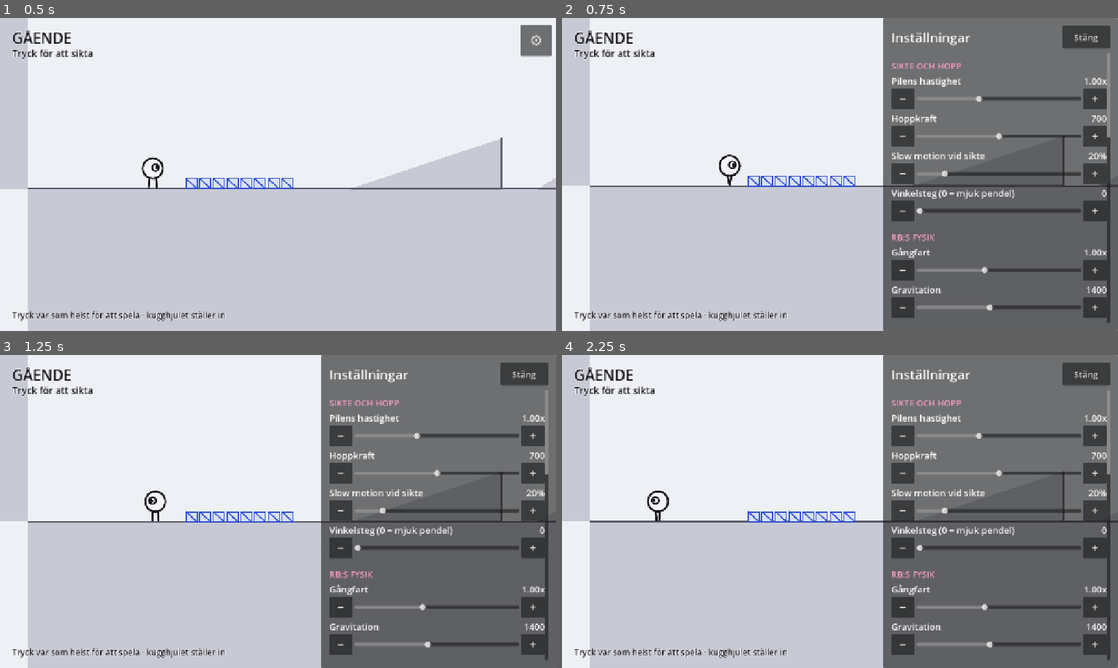
Above: before the commit, frames 1-4 (two rows, left to right).
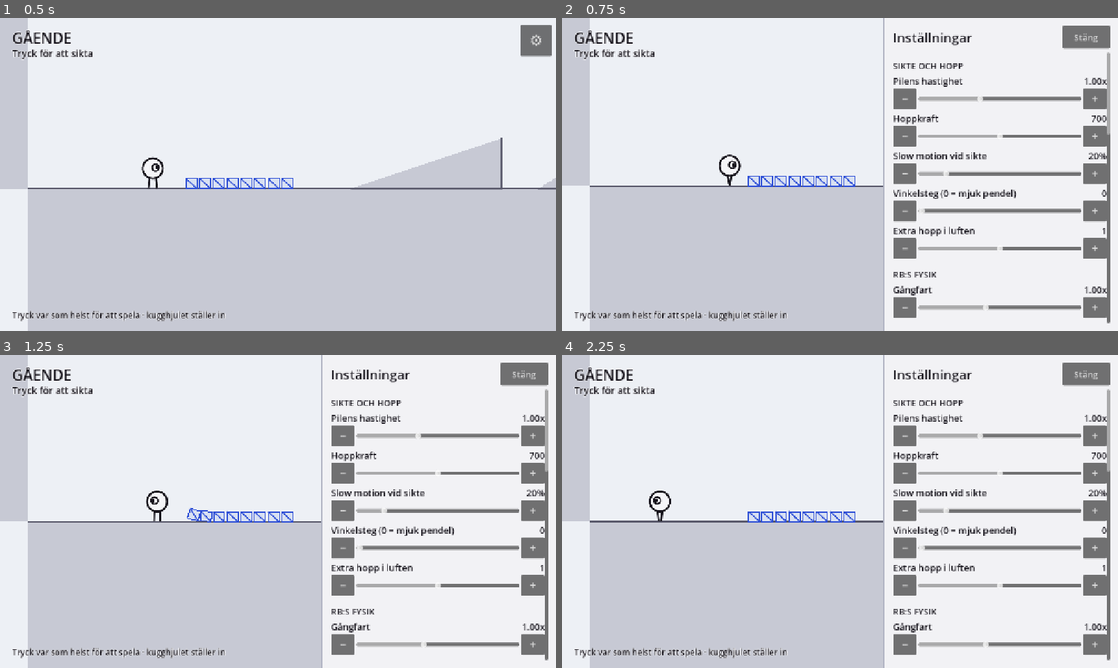
Above: after the commit, the same moments.

Repository: ojojboll-ui/Robo-ball
Game: Godot game, scene res://main/main.tscn
Same seed, same stepped clock (60 frames per second), same inputs: the game is played once before the commit and once after it.
Inputs:
- Up to frame 1 (0.5 s): no input
- Up to frame 2 (0.75 s): click "⚙" at 0.5 s
- Up to frame 3 (1.25 s): no input
- Up to frame 4 (2.25 s): click "Stäng" at 1.25 s; click "⚙" at 2 s

Frame 1 is identical in both runs. In frame 2, 41% of the frame differs, in the area x 57-100%, y 0-100%; in frame 3, 41%, in the area x 26-100%, y 0-100%; in frame 4, 41%.

Commit message:
Fix RB being launched out of frame, and add the double jump
The reported bug: landing on a small block sometimes fired RB straight up
and off the screen, with no slider that affected it.

Cause: RB applied a push impulse to whatever he collided with, including
the block underneath him. That drove the block into the ground, the
ground pushed back, and the engine resolved the resulting overlap by
ejecting RB upward — every frame, so it compounded. Raising the push
strength while investigating sent him to y=-9000, which confirmed it.

Two changes, both verified by measurement:
- RB never pushes a body he is standing on (contact normal pointing up).
  He still takes the impact, so a hard landing still breaks the crate.
- His movement is capped per frame at what his own speed allows plus a
  small margin. A jump larger than that is the engine depenetrating him,
  not the game moving him, and the excess is cut. Belt and braces: the
  first change removes the cause, this one bounds any other source.
  Landing on a nine-crate tower is now stable across 300 frames.

The double jump replaces the flashlight in the v1 ability set, per
playtest. It is a movement ability that changes what every jump can
reach, where the flashlight only opens one kind of room. It also adds
range without adding input — in the air, one press means what it means on
the ground: RB stops, the arrow sweeps, the next press launches him. And
it gives something better than range: a second chance at a jump that went
wrong, which for a player with uneven timing is the difference between
failing and getting to try again. Adjustable from 0 to 2 extra jumps.

Also: three single-width crate towers (four, six and nine high) as the
hardest case for landing collisions; the panel is light with black text
instead of pink on dark; and two formations that overlapped level
geometry were moved apart.

Co-Authored-By: Claude Opus 5 <noreply@anthropic.com>
Claude-Session: https://claude.ai/code/session_01BFuXiawrAFSoffrH8t6SUi

Diff:
--- a/game/actor/robo_ball.gd
+++ b/game/actor/robo_ball.gd
@@ -18,6 +18,7 @@
 const AIM_MIN_DEG := 20.0
 const AIM_MAX_DEG := 160.0
 const AUTO_AIM_DELAY := 0.7   ## hur länge pilen visas innan spelet hoppar åt en
+const SAFETY_MARGIN := 2.0    ## slack i förflyttningstaket, se _move()
 const SIM_STEP := 1.0 / 45.0
 const SIM_STEPS := 70
 
@@ -27,6 +28,8 @@
 
 var _sweep_t := 0.0
 var _aim_elapsed := 0.0
+var _air_jumps_used := 0
+var _aim_from_air := false
 var _auto_angle := 90.0
 var _leg_phase := 0.0
 var _start_position := Vector2.ZERO
@@ -67,7 +70,12 @@
 	_leg_phase += delta * 9.0
 	velocity.x = facing * WALK_SPEED * Settings.walk_speed
 	velocity.y += Settings.rb_gravity * delta
-	move_and_slide()
+	_move(delta)
+	# Även på marken måste lösa föremål knuffas undan. Gör han inte det blir
+	# ett litet block inklämt mellan RB och marken, och fysikmotorn löser
+	# överlappet genom att skjuta ut RB i stället — buggen där han försvinner
+	# rakt upp ur bild.
+	_push_things(0.5)
 
 	if is_on_wall():
 		_turn_around()
@@ -107,17 +115,18 @@
 		aim_deg = AIM_MIN_DEG + roundf((aim_deg - AIM_MIN_DEG) / step) * step
 
 	if Settings.aim_timeout > 0.0 and _aim_elapsed > Settings.aim_timeout:
-		_set_state(State.WALK)
+		_set_state(State.AIR if _aim_from_air else State.WALK)
 
 func _process_air(delta: float) -> void:
 	velocity.y += Settings.rb_gravity * delta
-	move_and_slide()
-	_push_things()
+	_move(delta)
+	_push_things(1.0)
 
 	if is_on_floor():
 		if not is_zero_approx(velocity.x):
 			facing = 1 if velocity.x >= 0.0 else -1
 		velocity = Vector2.ZERO
+		_air_jumps_used = 0
 		_set_state(State.WALK)
 	elif is_on_wall():
 		velocity.x = -velocity.x * Settings.wall_bounce
@@ -135,7 +144,12 @@
 			if Settings.control_variant == Settings.ControlVariant.CLASSIC:
 				_launch()
 		State.AIR:
-			pass
+			# Dubbelhopp: samma två tryck som på marken, mitt i luften. RB
+			# stannar upp medan pilen svepar, så förmågan lägger till räckvidd
+			# utan att lägga till en enda ny inmatning — kravet varje förmåga
+			# i det här spelet måste klara (docs/DESIGN.md avsnitt 5).
+			if _air_jumps_used < Settings.air_jumps:
+				_begin_aim()
 
 func _on_signal_released() -> void:
 	if state == State.AIM and Settings.control_variant == Settings.ControlVariant.HOLD_RELEASE:
@@ -144,12 +158,15 @@
 func _begin_aim() -> void:
 	_aim_elapsed = 0.0
 	_sweep_t = 0.0
+	_aim_from_air = state == State.AIR
 	if Settings.control_variant == Settings.ControlVariant.AUTO_AIM:
 		_auto_angle = _pick_best_angle()
 		aim_deg = _auto_angle
 	_set_state(State.AIM)
 
 func _launch() -> void:
+	if _aim_from_air:
+		_air_jumps_used += 1
 	var a := deg_to_rad(aim_deg)
 	velocity = Vector2(cos(a), -sin(a)) * Settings.jump_power
 	facing = 1 if velocity.x >= 0.0 else -1
@@ -173,9 +190,26 @@
 	global_position = _start_position
 	velocity = Vector2.ZERO
 	facing = 1
+	_air_jumps_used = 0
 	_set_state(State.WALK)
 
 # ---------------------------------------------------------------- hjälpare
+
+## move_and_slide med tak på hur långt en bildruta får flytta RB.
+##
+## Fysikmotorn löser överlapp genom att trycka ut kroppen ur det den fastnat i,
+## och sitter han djupt inne i en låda blir den knuffen enorm — RB skjuts rakt
+## upp ur bild. Ett sådant hopp går aldrig att förklara med hans egen fart, så
+## vi mäter förflyttningen mot vad farten tillåter och kapar överskottet.
+## Symtomlindring, men rätt sorts: nästa bildruta får försöka igen, och lådan
+## hinner knuffas undan i stället.
+func _move(delta: float) -> void:
+	var before := global_position
+	var allowed := velocity.length() * delta + SAFETY_MARGIN
+	move_and_slide()
+	var moved := global_position - before
+	if moved.length() > allowed:
+		global_position = before + moved.normalized() * allowed
 
 func _turn_around() -> void:
 	facing = -facing
@@ -186,15 +220,23 @@
 	_ledge_ray.force_raycast_update()
 	return _ledge_ray.is_colliding()
 
-func _push_things() -> void:
+func _push_things(strength: float) -> void:
 	for i in get_slide_collision_count():
 		var c := get_slide_collision(i)
 		var body := c.get_collider()
-		if body is RigidBody2D:
-			var impulse := velocity * Settings.push_force
-			body.apply_impulse(impulse, c.get_position() - body.global_position)
-			if body.has_method("take_impact"):
-				body.take_impact(velocity.length())
+		if not (body is RigidBody2D):
+			continue
+		if body.has_method("take_impact"):
+			body.take_impact(velocity.length())
+		# Knuffa aldrig något som ligger under oss. Gör man det trycks lådan ner
+		# i marken, marken trycker tillbaka, och fysikmotorn löser överlappet
+		# genom att kasta ut RB uppåt — bildruta efter bildruta. Det var
+		# orsaken till att han sköt rakt upp ur bild när han landade på ett
+		# litet block. Att stå på något är inte att knuffa det.
+		if c.get_normal().y < -0.5:
+			continue
+		var impulse := velocity * Settings.push_force * strength
+		body.apply_impulse(impulse, c.get_position() - body.global_position)
 
 ## Simulerar hoppbanan mot den riktiga kollisionsvärlden. Eftersom lufttiden är
 ## ren ballistik är resultatet exakt — det är därför förhandsbanan går att visa
--- a/game/core/palette.gd
+++ b/game/core/palette.gd
@@ -16,3 +16,7 @@
 const GROUND_EDGE := Color(0.35, 0.35, 0.42)
 const BACKDROP := Color(0.93, 0.94, 0.96)
 const CRATE := Color(0.85, 0.88, 0.95)
+## Inställningspanelen. Ljus botten så att svart text går att läsa på den —
+## panelen ska se ut som spelet, inte som en systemdialog.
+const PANEL := Color(0.95, 0.95, 0.96)
+const LINE := Color(0.70, 0.71, 0.77)
--- a/game/core/settings.gd
+++ b/game/core/settings.gd
@@ -29,6 +29,7 @@
 var control_variant: int = ControlVariant.CLASSIC
 var aim_steps := 0             ## 0 = mjuk pendel, annars antal diskreta vinklar
 var trajectory_preview := true
+var air_jumps := 1             ## extra hopp i luften: 0 = av, 1 = dubbelhopp
 var ledge_guard := true        ## vänd vid kanter i stället för att ramla
 
 ## Effekter
@@ -62,6 +63,7 @@
 		"control_variant": int(control_variant),
 		"aim_steps": aim_steps,
 		"trajectory_preview": trajectory_preview,
+		"air_jumps": air_jumps,
 		"ledge_guard": ledge_guard,
 		"effects": effects,
 		"jump_power": jump_power,
@@ -85,6 +87,7 @@
 	control_variant = int(data.get("control_variant", control_variant))
 	aim_steps = int(data.get("aim_steps", aim_steps))
 	trajectory_preview = bool(data.get("trajectory_preview", trajectory_preview))
+	air_jumps = int(data.get("air_jumps", air_jumps))
 	ledge_guard = bool(data.get("ledge_guard", ledge_guard))
 	effects = bool(data.get("effects", effects))
 	jump_power = float(data.get("jump_power", jump_power))
--- a/game/ui/tuning_panel.gd
+++ b/game/ui/tuning_panel.gd
@@ -48,6 +48,14 @@
 	_panel.offset_bottom = 0.0
 	_panel.mouse_filter = Control.MOUSE_FILTER_STOP
 	_panel.visible = false
+	# Ljus botten, svart text. Panelen ska se ut som spelet och inte som en
+	# systemdialog — och svart text kräver en ljus yta för att gå att läsa.
+	var skin := StyleBoxFlat.new()
+	skin.bg_color = Palette.PANEL
+	skin.border_width_left = 2
+	skin.border_color = Palette.LINE
+	skin.content_margin_left = 4.0
+	_panel.add_theme_stylebox_override("panel", skin)
 	root.add_child(_panel)
 
 	var margin := MarginContainer.new()
@@ -63,6 +71,7 @@
 	var title := Label.new()
 	title.text = "Inställningar"
 	title.add_theme_font_size_override("font_size", 30)
+	title.add_theme_color_override("font_color", Palette.INK)
 	title.size_flags_horizontal = Control.SIZE_EXPAND_FILL
 	head.add_child(title)
 	var close := Button.new()
@@ -107,6 +116,8 @@
 		func(v: float) -> void: Settings.slowmo = v, "%.0f%%", 100.0)
 	_slider("Vinkelsteg (0 = mjuk pendel)", 0.0, 9.0, 1.0, float(Settings.aim_steps),
 		func(v: float) -> void: Settings.aim_steps = int(v), "%.0f")
+	_slider("Extra hopp i luften", 0.0, 2.0, 1.0, float(Settings.air_jumps),
+		func(v: float) -> void: Settings.air_jumps = int(v), "%.0f")
 
 	_section("RB:s fysik")
 	_slider("Gångfart", 0.3, 2.0, 0.05, Settings.walk_speed,
@@ -181,7 +192,7 @@
 	var label := Label.new()
 	label.text = title.to_upper()
 	label.add_theme_font_size_override("font_size", 20)
-	label.add_theme_color_override("font_color", Palette.PINK_UI)
+	label.add_theme_color_override("font_color", Palette.INK)
 	_rows.add_child(label)
 
 ## En rad: namn och värde överst, sedan minus, reglage och plus. Knapparna finns
@@ -195,11 +206,13 @@
 	var name_label := Label.new()
 	name_label.text = title
 	name_label.add_theme_font_size_override("font_size", 21)
+	name_label.add_theme_color_override("font_color", Palette.INK)
 	name_label.size_flags_horizontal = Control.SIZE_EXPAND_FILL
 	head.add_child(name_label)
 	var value_label := Label.new()
 	value_label.text = fmt % (value * display_scale)
 	value_label.add_theme_font_size_override("font_size", 21)
+	value_label.add_theme_color_override("font_color", Palette.INK)
 	head.add_child(value_label)
 	row.add_child(head)
 
@@ -246,6 +259,8 @@
 	check.button_pressed = value
 	check.custom_minimum_size = Vector2(0, 52)
 	check.add_theme_font_size_override("font_size", 21)
+	for state in ["font_color", "font_hover_color", "font_pressed_color", "font_focus_color"]:
+		check.add_theme_color_override(state, Palette.INK)
 	check.toggled.connect(func(on: bool) -> void:
 		setter.call(on)
 		Settings.notify_changed()
@@ -256,6 +271,7 @@
 	var label := Label.new()
 	label.text = title
 	label.add_theme_font_size_override("font_size", 21)
+	label.add_theme_color_override("font_color", Palette.INK)
 	_rows.add_child(label)
 	var picker := OptionButton.new()
 	picker.custom_minimum_size = Vector2(0, 54)
--- a/game/world/level.gd
+++ b/game/world/level.gd
@@ -112,11 +112,14 @@
 					GROUND_Y - cube.y * 0.5 - row * (cube.y + 2)),
 				"size": cube})
 
-	# Torn, ett brett och sex högt
-	for row in 6:
-		out.append({
-			"pos": Vector2(3320, GROUND_Y - cube.y * 0.5 - row * (cube.y + 2)),
-			"size": cube})
+	# Enkelbreda torn i tre höjder. Att landa på toppen av en smal stapel är
+	# det svåraste fallet för kollisionerna, så de får stå kvar som testfall.
+	var towers := {2900: 4, 3320: 6, 3620: 9}
+	for x in towers:
+		for row in int(towers[x]):
+			out.append({
+				"pos": Vector2(float(x), GROUND_Y - cube.y * 0.5 - row * (cube.y + 2)),
+				"size": cube})
 
 	# Mur, fyra gånger tre
 	for col in 4:
Not shown, changed: docs/DECISIONS.md
Not shown, changed: docs/DESIGN.md
